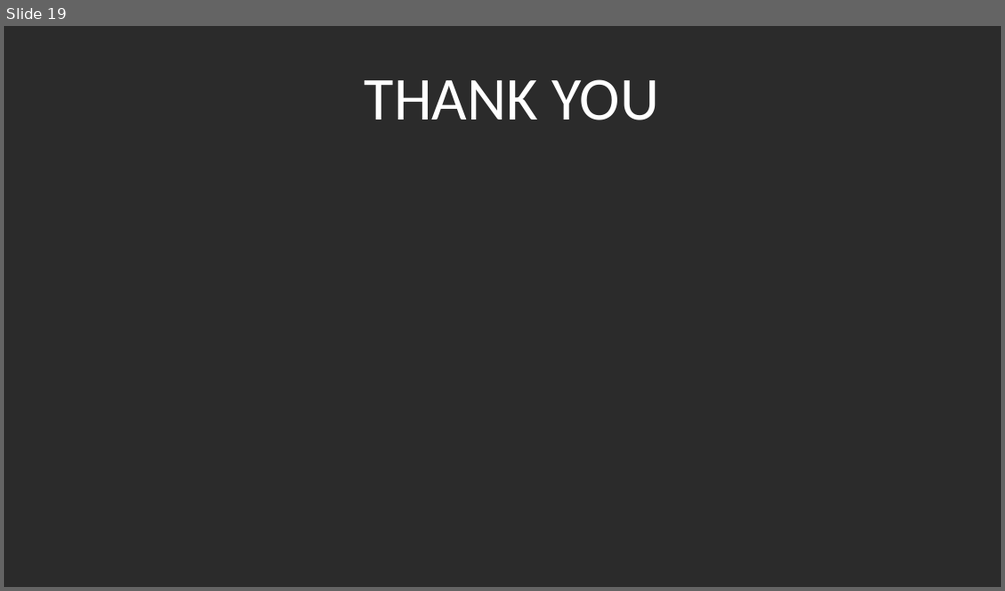
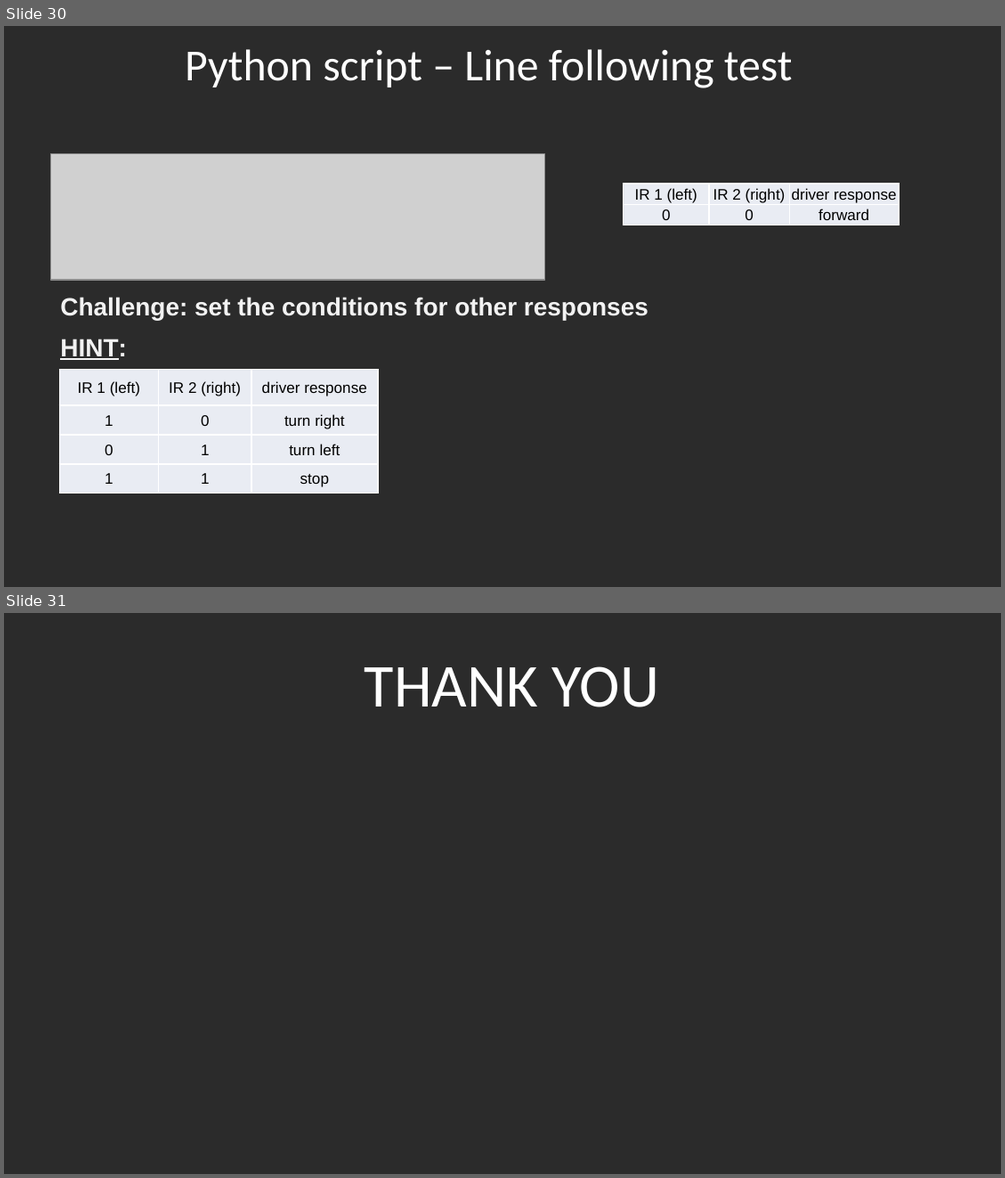
Before and after one commit to The-Assembly/Line_following_Rover, a slide deck: Create a robot rover to follow a fixed path using Raspberry Pi.pptx. Shown one above the other, each under a label of ours: slide 19 before the commit, slides 30 and 31 after it. The pictures are 1005x591 and 1005x1178 pixels, drawn with LibreOffice and Linux fonts; fonts in the diff are those of the drawing; grey boxes stand for pictures; background and template pictures are left out; a plain dark background stands for a picture behind light text. Boxes give left, top, right and bottom in pixels: in the first picture for what was removed or moved away, otherwise in the second. Text is boxed around its words. In the diff, an @@ line names an element or a change of style, - is before the commit and + after.

```diff
--- a/Create a robot rover to follow a fixed path using Raspberry Pi.pptx
+++ b/Create a robot rover to follow a fixed path using Raspberry Pi.pptx
@@ slide 30 added at (x1=4, y1=26, x2=1001, y2=587), background picture (left out) @@
@@ text added at (x1=185, y1=49, x2=792, y2=88), 32 pt, text #FFFFFF @@
+Python script – Line following test
@@ picture added at (x1=51, y1=153, x2=544, y2=279) @@
@@ table added at (x1=623, y1=184, x2=899, y2=225), 2 rows, 3 columns @@
+IR 1 (left) | IR 2 (right) | driver response
+0 | 0 | forward
@@ text added at (x1=60, y1=297, x2=648, y2=321), 18 pt, text #F2F2F2, bold @@
+Challenge: set the conditions for other responses
@@ text added at (x1=60, y1=338, x2=127, y2=360), 18 pt, text #F2F2F2, bold, underline @@
+HINT:
@@ table added at (x1=60, y1=369, x2=379, y2=492), 4 rows, 3 columns @@
+IR 1 (left) | IR 2 (right) | driver response
+1 | 0 | turn right
+0 | 1 | turn left
+1 | 1 | stop
@@ what was slide 19 is now slide 31 @@
```
Also in this commit, not shown: 2 slides changed, 13 other slides added, 2 slides removed.
